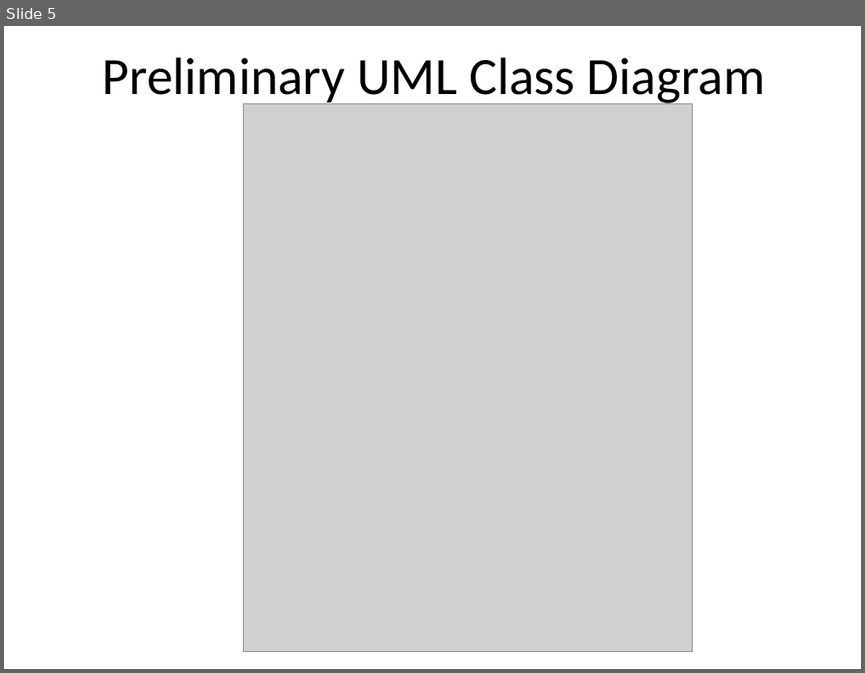
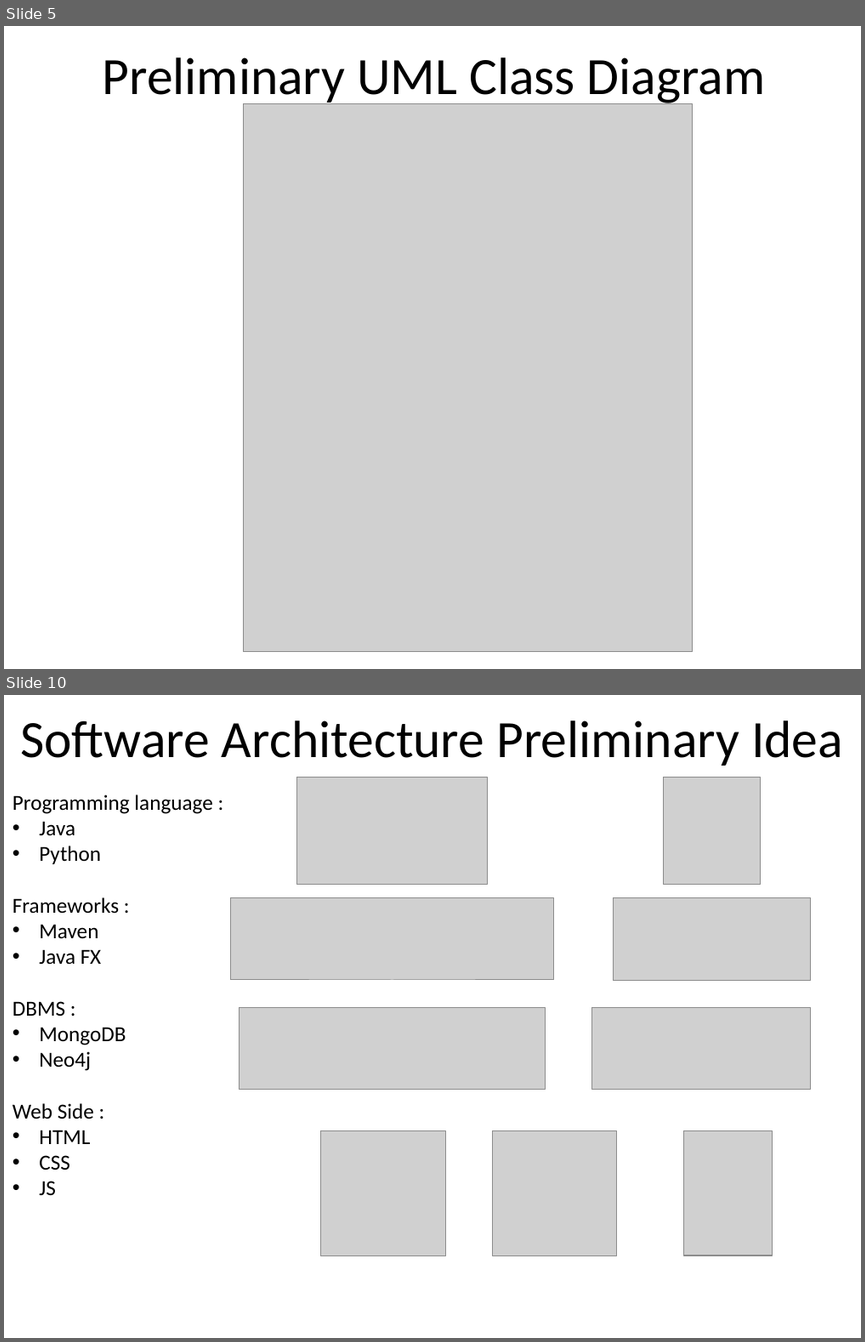
Before and after one commit to JacopoCarlon/LSMSDB_Project, a slide deck: 070_presentation/CarlonRiccardiElOurrak_ProjectDesignPresentation.pptx. Shown one above the other, each under a label of ours: slide 5 before the commit, slides 5 and 10 after it; the slides between them are not shown. The pictures are 865x673 and 865x1342 pixels, drawn with LibreOffice and Linux fonts; fonts in the diff are those of the drawing; grey boxes stand for pictures; background and template pictures are left out. Boxes give left, top, right and bottom in pixels: in the first picture for what was removed or moved away, otherwise in the second. Text is boxed around its words. In the diff, an @@ line names an element or a change of style, - is before the commit and + after.

```diff
--- a/070_presentation/CarlonRiccardiElOurrak_ProjectDesignPresentation.pptx
+++ b/070_presentation/CarlonRiccardiElOurrak_ProjectDesignPresentation.pptx
@@ slide 10 added at (x1=4, y1=695, x2=861, y2=1338), background #FFFFFF @@
@@ title added at (x1=20, y1=721, x2=843, y2=766), 44 pt, text #000000 @@
+Software Architecture Preliminary Idea
@@ text added at (x1=12, y1=794, x2=212, y2=1195), 18 pt, text #000000 @@
+Programming language :
+• Java
+• Python
+Frameworks :
+• Maven
+• Java FX
+DBMS :
+• MongoDB
+• Neo4j
+Web Side :
+• HTML
+• CSS
+• JS
@@ picture added at (x1=297, y1=777, x2=488, y2=885) @@
@@ picture added at (x1=663, y1=777, x2=760, y2=885) @@
@@ picture added at (x1=230, y1=898, x2=554, y2=981) @@
@@ picture added at (x1=613, y1=898, x2=812, y2=981) @@
@@ picture added at (x1=239, y1=1008, x2=545, y2=1090) @@
@@ picture added at (x1=591, y1=1008, x2=811, y2=1090) @@
@@ picture added at (x1=321, y1=1131, x2=445, y2=1255) @@
@@ picture added at (x1=493, y1=1131, x2=617, y2=1255) @@
@@ picture added at (x1=683, y1=1131, x2=772, y2=1255) @@
```
Also in this commit, not shown: 3 slides changed, 2 other slides added, 3 slides removed, 2 other files.
